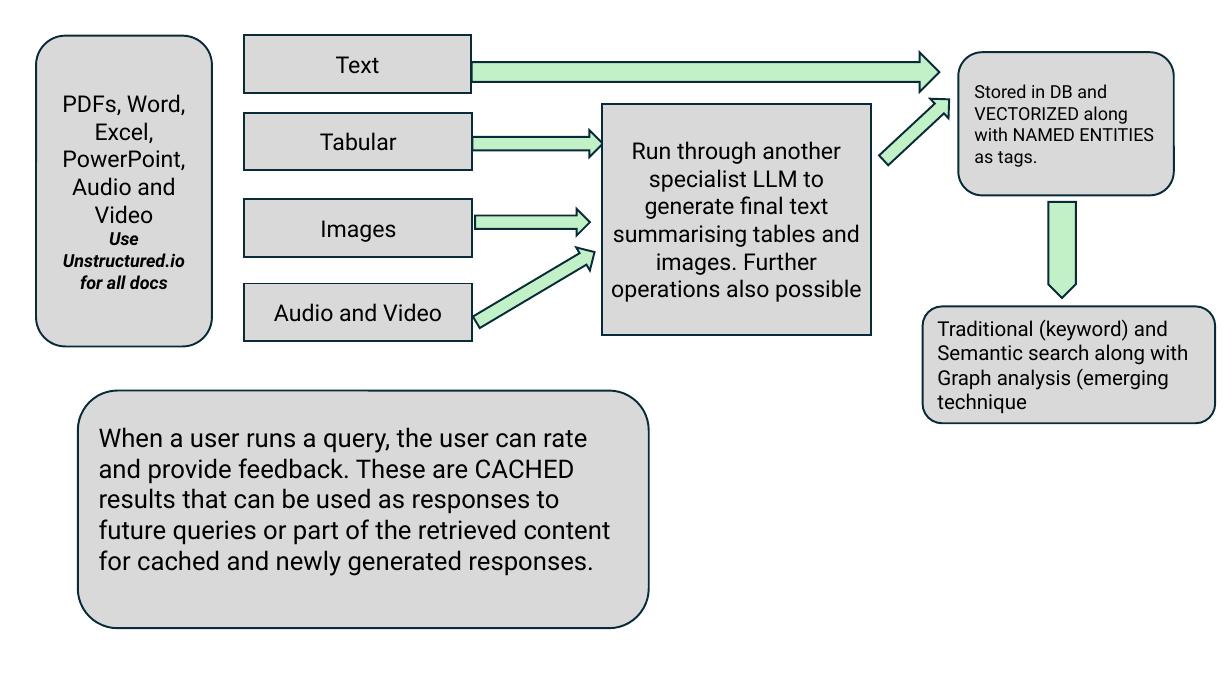
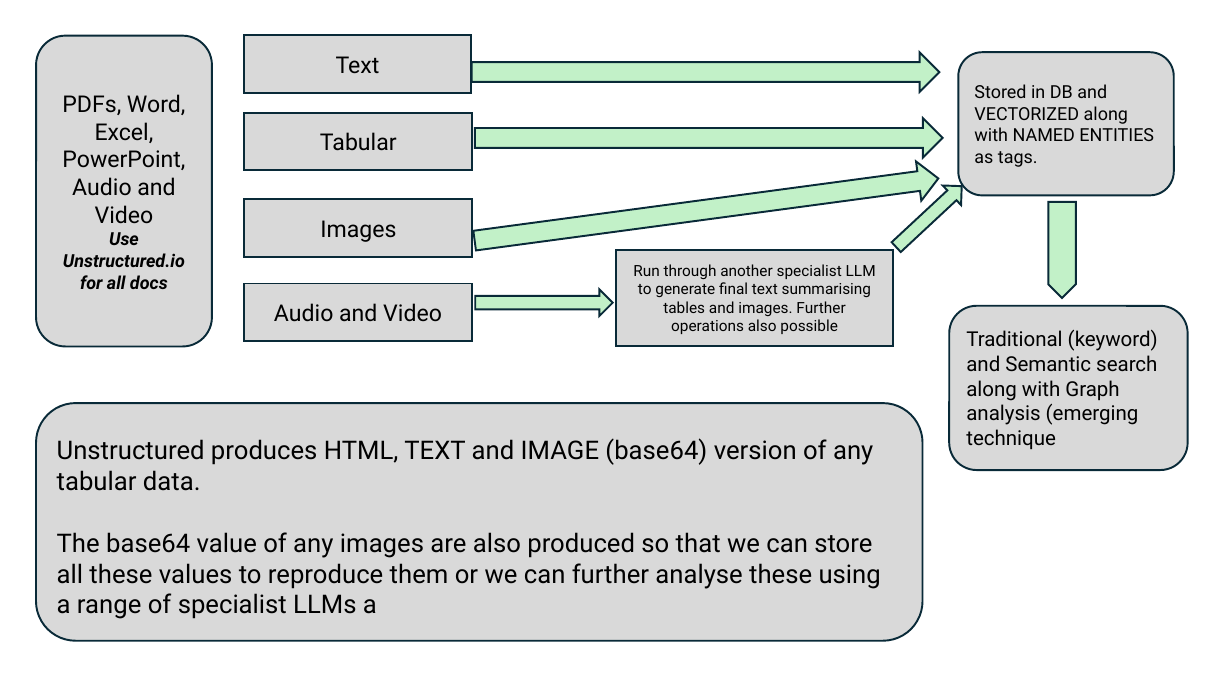
Before and after one commit to Python-Test-Engineer/AI-KB-BOOK, a slide deck: slide 3 of docs/images/rag.pptx. Drawn at 1232x693 pixels with LibreOffice and Linux fonts; fonts in the diff are those of the drawing. Boxes give left, top, right and bottom in pixels: in the first picture for what was removed or moved away, otherwise in the second. Text is boxed around its words. In the diff, an @@ line names an element or a change of style, - is before the commit and + after.

Commit message:
echange image

```diff
--- a/docs/images/rag.pptx
+++ b/docs/images/rag.pptx
@@ right arrow: place and size @@
-right arrow at (472, 130, 603, 157)
+right arrow at (475, 118, 943, 158)
@@ right arrow added at (472, 159, 941, 260), fill #C2F1C8, outline #092A39 1.5 pt @@
@@ right arrow: place and size @@
-right arrow at (874, 90, 958, 170)
+right arrow at (887, 176, 971, 257)
@@ right arrow removed at (475, 209, 590, 236) @@
@@ rectangle "Run through another specialist LLM ...": place and size @@
-rectangle "Run through another specialist LLM ..." at (602, 104, 872, 335)
+rectangle "Run through another specialist LLM ..." at (616, 250, 894, 347)
@@ rectangle "Run through another specialist LLM ..." at (616, 250, 894, 347): size 18 to 12 pt @@
@@ right arrow at (475, 289, 613, 316): rotation 329 to 0 degrees @@
@@ rounded rectangle "Traditional (keyword) and Semantic search ...": place and size @@
-rounded rectangle "Traditional (keyword) and Semantic search ..." at (922, 307, 1215, 423)
+rounded rectangle "Traditional (keyword) and Semantic search ..." at (949, 306, 1188, 470)
@@ rounded rectangle "Unstructured produces HTML, TEXT and ...": place and size @@
-rounded rectangle "Unstructured produces HTML, TEXT and ..." at (78, 391, 649, 628)
+rounded rectangle "Unstructured produces HTML, TEXT and ..." at (36, 403, 922, 640)
@@ text in rounded rectangle at (57, 438, 881, 619): text changed @@
-When a user runs a query, the user can rate and provide feedback. These are CACHED results that can be used as responses to future queries or part of the retrieved content for cached and newly generated responses.
+Unstructured produces HTML, TEXT and IMAGE (base64) version of any tabular data.
+The base64 value of any images are also produced so that we can store all these values to reproduce them or we can further analyse these using a range of specialist LLMs a
```
Also in this commit, not shown: 4 other files.
